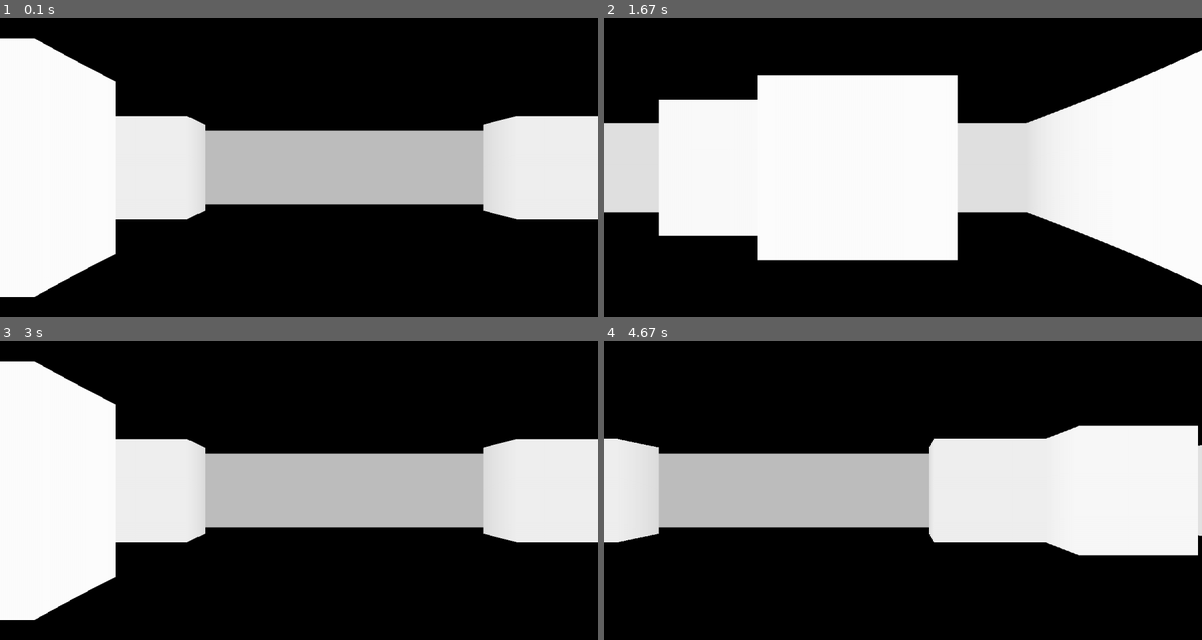
Above: before the commit, frames 1-4 (two rows, left to right).
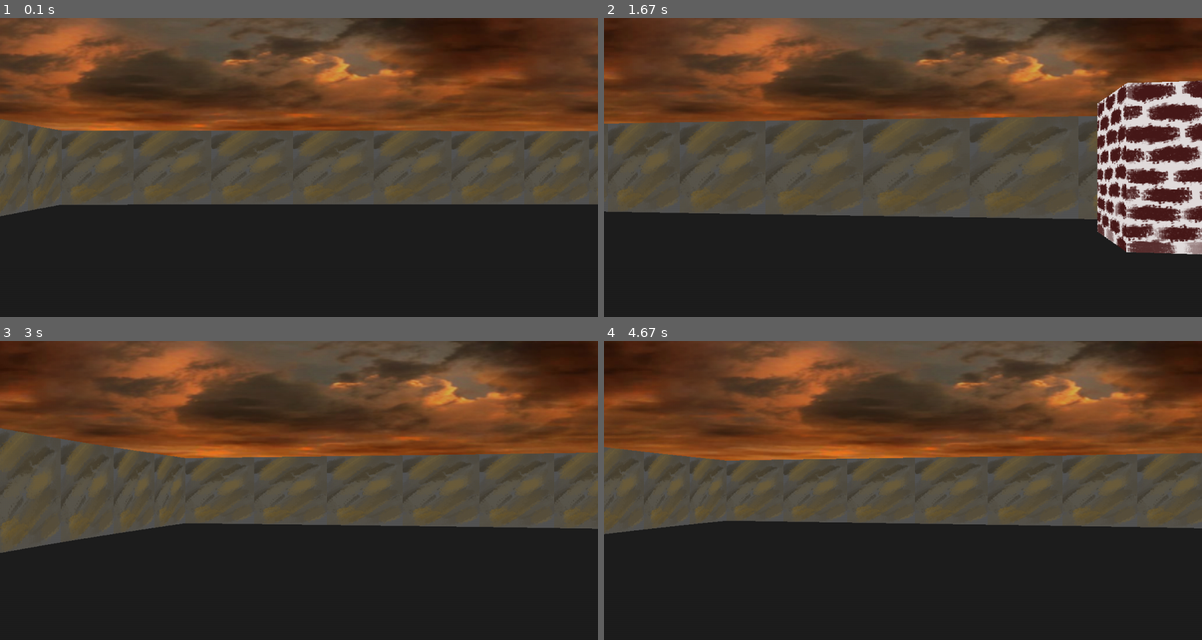
Above: after the commit, the same moments.

Repository: kosmilo/pygame-shooter
Game: pygame game, started from main.py
The game is run twice, just before and just after one commit, with the same random seed, the same clock (stepped at 60 frames per second) and the same inputs.
Inputs (mouse positions are in pixels of both pictures, inside the frame that each line leads up to):
- Up to frame 1 (0.1 s): no input
- Up to frame 2 (1.67 s): hold D 0.33-0.8 s; move the mouse to (879, 179) at 0.37 s; hold W 0.83-1.13 s; move the mouse to (759, 170) at 0.87 s; hold D 1.17-1.63 s; move the mouse to (992, 62) at 1.2 s
- Up to frame 3 (3 s): hold A 1.67-2.2 s; move the mouse to (310, 388) at 1.7 s; hold S 2.23-2.53 s; move the mouse to (304, 520) at 2.27 s; hold A 2.57-2.97 s; move the mouse to (454, 538) at 2.6 s
- Up to frame 4 (4.67 s): hold W 3-3.37 s; move the mouse to (1058, 463) at 3.03 s; hold D 3.4-4.03 s; move the mouse to (1118, 466) at 3.43 s; hold S 4.07-4.43 s; move the mouse to (1112, 547) at 4.1 s; hold A from 4.47 s (still down); move the mouse to (926, 478) at 4.5 s

The runs differ from the first frame. In frame 1, 100% of the frame differs, in the area x 0-100%, y 0-100%; in frame 2, 100%; in frame 3, 100%; in frame 4, 100%.

Commit message:
Textures & sprites

Diff:
--- a/main.py
+++ b/main.py
@@ -4,6 +4,9 @@
 from map import *
 from player import *
 from raycasting import *
+from object_renderer import *
+from sprite_object import *
+
 
 # Define game
 class Game:
@@ -17,24 +20,30 @@
     def new_game(self):
         self.map = Map(self)
         self.player = Player(self)
+        self.object_renderer = ObjectRenderer(self)
         self.raycasting = RayCasting(self)
+        self.static_sprite = SpriteObject(self, pos=(2, 2), shift=0.27)
 
     def update(self):
         self.player.update()
         self.raycasting.update()
+        self.static_sprite.update()
         pg.display.flip()
         self.delta_time = self.clock.tick(FPS)
-        pg.display.set_caption(f'{self.clock.get_fps() :.1f}')
+        pg.display.set_caption(f"{self.clock.get_fps() :.1f}")
 
     def draw(self):
-        self.screen.fill('black')
+        # self.screen.fill("black")
+        self.object_renderer.draw()
         # self.map.draw()
         # self.player.draw()
 
     # Get inputs
     def check_events(self):
         for event in pg.event.get():
-            if event.type == pg.QUIT or (event.type == pg.KEYDOWN and event.key == pg.K_ESCAPE):
+            if event.type == pg.QUIT or (
+                event.type == pg.KEYDOWN and event.key == pg.K_ESCAPE
+            ):
                 pg.quit()
                 sys.exit()
 
@@ -47,6 +56,6 @@
 
 
 # Start game
-if __name__ == '__main__':
+if __name__ == "__main__":
     game = Game()
     game.run()
--- a/map.py
+++ b/map.py
@@ -5,15 +5,24 @@
 mini_map = [
     [1, 1, 1, 1, 1, 1, 1, 1, 1, 1],
     [1, _, _, _, _, _, _, _, _, 1],
-    [1, _, _, _, 1, _, _, 1, _, 1],
+    [1, _, _, _, _, _, _, _, _, 1],
+    [1, _, _, _, _, _, _, _, _, 1],
+    [1, _, _, _, _, _, _, _, _, 1],
+    [1, _, _, _, _, _, _, _, _, 1],
+    [1, _, _, _, _, _, _, _, _, 1],
+    [1, _, _, _, _, _, _, _, _, 1],
+    [1, _, _, _, _, _, _, 2, _, 1],
+    [1, _, _, _, _, _, _, 2, _, 1],
+    [1, _, _, _, _, _, _, _, _, 1],
     [1, _, _, _, _, _, _, _, _, 1],
     [1, _, _, _, _, _, _, _, _, 1],
     [1, _, _, _, _, _, _, _, _, 1],
     [1, _, _, _, _, _, _, 1, _, 1],
-    [1, _, _, _, _, _, 1, 1, _, 1],
+    [1, _, 1, 2, _, _, 1, 1, _, 1],
     [1, _, _, _, _, _, _, _, _, 1],
-    [1, 1, 1, 1, 1, 1, 1, 1, 1, 1]
+    [1, 1, 1, 1, 1, 1, 1, 1, 1, 1],
 ]
+
 
 class Map:
     def __init__(self, game):
@@ -29,5 +38,9 @@
                     self.world_map[(i, j)] = value
 
     def draw(self):
-        [pg.draw.rect(self.game.screen, 'darkgrey', (pos[0] * 100, pos[1] * 100, 100, 100), 2)
-         for pos in self.world_map]
+        [
+            pg.draw.rect(
+                self.game.screen, "darkgrey", (pos[0] * 100, pos[1] * 100, 100, 100), 2
+            )
+            for pos in self.world_map
+        ]
--- a/object_renderer.py
+++ b/object_renderer.py
@@ -0,0 +1,41 @@
+import pygame as pg
+from settings import *
+
+
+class ObjectRenderer:
+    def __init__(self, game):
+        self.game = game
+        self.screen = game.screen
+        self.wall_textures = self.load_wall_texture()
+        self.sky_image = self.get_texture("resources/sky.png", (WIDTH, HALF_HEIGHT))
+        self.sky_offset = 0
+
+    def draw(self):
+        self.draw_background()
+        self.render_game_objects()
+
+    def draw_background(self):
+        self.sky_offset = (self.sky_offset + 4.5 * self.game.player.rel) % WIDTH
+        self.screen.blit(self.sky_image, (-self.sky_offset, 0))
+        self.screen.blit(self.sky_image, (-self.sky_offset + WIDTH, 0))
+
+        # Floor
+        pg.draw.rect(self.screen, FLOOR_COLOR, (0, HALF_HEIGHT, WIDTH, HEIGHT))
+
+    def render_game_objects(self):
+        list_objects = sorted(
+            self.game.raycasting.objects_to_render, key=lambda t: t[0], reverse=True
+        )
+        for depth, image, pos in list_objects:
+            self.screen.blit(image, pos)
+
+    @staticmethod
+    def get_texture(path, res=(TEXTURE_SIZE, TEXTURE_SIZE)):
+        texture = pg.image.load(path).convert_alpha()
+        return pg.transform.scale(texture, res)
+
+    def load_wall_texture(self):
+        return {
+            1: self.get_texture("resources/1.png"),
+            2: self.get_texture("resources/2.png"),
+        }
--- a/player.py
+++ b/player.py
@@ -2,9 +2,11 @@
 import pygame as pg
 import math
 
+
 class Player:
     def __init__(self, game):
         self.game = game
+        pg.mouse.set_visible(False)
         self.x, self.y = PLAYER_POS
         self.angle = PLAYER_ANGLE
 
@@ -33,31 +35,35 @@
 
         self.check_wall_collision(dx, dy)
 
-        if keys[pg.K_LEFT]:
-            self.angle -= PLAYER_ROT_SPEED * self.game.delta_time
-        if keys[pg.K_RIGHT]:
-            self.angle += PLAYER_ROT_SPEED * self.game.delta_time
         self.angle %= math.tau
 
     def check_wall(self, x, y):
         return (x, y) not in self.game.map.world_map
 
     def check_wall_collision(self, dx, dy):
-        if self.check_wall(int(self.x + dx), int(self.y)):
+        scale = PLAYER_SIZE / self.game.delta_time
+        if self.check_wall(int(self.x + dx * scale), int(self.y)):
             self.x += dx
-        if self.check_wall(int(self.x), int(self.y + dy)):
+        if self.check_wall(int(self.x), int(self.y + dy * scale)):
             self.y += dy
-
 
     def draw(self):
         # pg.draw.line(self.game.screen, 'yellow', (self.x * 100, self.y * 100),
         #             (self.x * 100 + WIDTH * math.cos(self.angle),
         #              self.y * 100 + WIDTH * math.sin(self.angle)), 2)
-        pg.draw.circle(self.game.screen, 'green', (self.x * 100, self.y * 100), 15)
+        pg.draw.circle(self.game.screen, "green", (self.x * 100, self.y * 100), 15)
 
+    def mouse_control(self):
+        mx, my = pg.mouse.get_pos()
+        if mx < MOUSE_BORDER_LEFT or mx > MOUSE_BORDER_RIGHT:
+            pg.mouse.set_pos([HALF_WIDTH, HALF_HEIGHT])
+        self.rel = pg.mouse.get_rel()[0]
+        self.rel = max(-MOUSE_MAX_REL, min(MOUSE_MAX_REL, self.rel))
+        self.angle += self.rel * MOUSE_SENSITIVITY * self.game.delta_time
 
     def update(self):
         self.movement()
+        self.mouse_control()
 
     @property
     def pos(self):
--- a/raycasting.py
+++ b/raycasting.py
@@ -2,13 +2,44 @@
 import math
 from settings import *
 
+
 class RayCasting:
     def __init__(self, game):
         self.game = game
+        self.ray_casting_result = []
+        self.objects_to_render = []
+        self.textures = self.game.object_renderer.wall_textures
+
+    def get_objects_to_render(self):
+        self.objects_to_render = []
+        for ray, values in enumerate(self.ray_casting_result):
+            depth, proj_height, texture, offset = values
+
+            if proj_height < HEIGHT:
+                wall_column = self.textures[texture].subsurface(
+                    offset * (TEXTURE_SIZE - SCALE), 0, SCALE, TEXTURE_SIZE
+                )
+                wall_column = pg.transform.scale(wall_column, (SCALE, proj_height))
+                wall_pos = (ray * SCALE, HALF_HEIGHT - proj_height // 2)
+            else:
+                texture_height = TEXTURE_SIZE * HEIGHT / proj_height
+                wall_column = self.textures[texture].subsurface(
+                    offset * (TEXTURE_SIZE - SCALE),
+                    HALF_TEXTURE_SIZE - texture_height // 2,
+                    SCALE,
+                    texture_height,
+                )
+                wall_column = pg.transform.scale(wall_column, (SCALE, HEIGHT))
+                wall_pos = (ray * SCALE, 0)
+
+            self.objects_to_render.append((depth, wall_column, wall_pos))
 
     def ray_cast(self):
+        self.ray_casting_result = []
         ox, oy = self.game.player.pos
         x_map, y_map = self.game.player.map_pos
+
+        texture_vert, texture_hor = 1, 1
 
         ray_angle = self.game.player.angle - HALF_FOV + 0.0001
         for ray in range(NUM_RAYS):
@@ -27,6 +58,7 @@
             for i in range(MAX_DEPTH):
                 tile_hor = int(x_hor), int(y_hor)
                 if tile_hor in self.game.map.world_map:
+                    texture_hor = self.game.map.world_map[tile_hor]
                     break
                 x_hor += dx
                 y_hor += dy
@@ -41,20 +73,24 @@
             delta_depth = dx / cos_a
             dy = delta_depth * sin_a
 
-
             for i in range(MAX_DEPTH):
                 tile_vert = int(x_vert), int(y_vert)
                 if tile_vert in self.game.map.world_map:
+                    texture_vert = self.game.map.world_map[tile_vert]
                     break
                 x_vert += dx
                 y_vert += dy
                 depth_vert += delta_depth
 
-            # Depth
+            # Depth, texture offset
             if depth_vert < depth_hor:
-                depth = depth_vert
+                depth, texture = depth_vert, texture_vert
+                y_vert %= 1
+                offset = y_vert if cos_a > 0 else (1 - y_vert)
             else:
-                depth = depth_hor
+                depth, texture = depth_hor, texture_hor
+                x_hor %= 1
+                offset = (1 - x_hor) if sin_a > 0 else x_hor
 
             # remove fishbowl effect
             depth *= math.cos(self.game.player.angle - ray_angle)
@@ -62,12 +98,11 @@
             # Projection
             proj_height = SCREEN_DIST / (depth + 0.0001)
 
-            # Draw walls
-            color = [255 / (1 + depth ** 5 * 0.00002)] * 3
-            pg.draw.rect(self.game.screen, color,
-                         (ray * SCALE, HALF_HEIGHT - proj_height // 2, SCALE, proj_height))
+            # Ray casting result
+            self.ray_casting_result.append((depth, proj_height, texture, offset))
 
             ray_angle += DELTA_ANGLE
 
     def update(self):
         self.ray_cast()
+        self.get_objects_to_render()
--- a/settings.py
+++ b/settings.py
@@ -1,7 +1,7 @@
 import math
 
 # Game setting
-RES = WIDTH, HEIGHT = 1200, 600
+RES = WIDTH, HEIGHT = 1200, 600  # 1920, 1080
 HALF_WIDTH = WIDTH // 2
 HALF_HEIGHT = HEIGHT // 2
 FPS = 60
@@ -10,6 +10,14 @@
 PLAYER_ANGLE = 0
 PLAYER_SPEED = 0.004
 PLAYER_ROT_SPEED = 0.002
+PLAYER_SIZE = 60
+
+MOUSE_SENSITIVITY = 0.0003
+MOUSE_MAX_REL = 40
+MOUSE_BORDER_LEFT = 100
+MOUSE_BORDER_RIGHT = WIDTH - MOUSE_BORDER_LEFT
+
+FLOOR_COLOR = (30, 30, 30)
 
 FOV = math.pi / 3
 HALF_FOV = FOV / 2
@@ -20,3 +28,6 @@
 
 SCREEN_DIST = HALF_WIDTH / math.tan(HALF_FOV)
 SCALE = WIDTH // NUM_RAYS
+
+TEXTURE_SIZE = 256
+HALF_TEXTURE_SIZE = TEXTURE_SIZE // 2
--- /dev/null
+++ b/sprite_object.py
@@ -0,0 +1,66 @@
+import pygame as pg
+import math
+from settings import *
+
+
+class SpriteObject:
+    def __init__(
+        self, game, path="resources/candlebra.png", pos=(1, 1), scale=1.0, shift=0.0
+    ):
+        self.game = game
+        self.player = game.player
+        self.x, self.y = pos
+        self.image = pg.image.load(path).convert_alpha()
+        self.IMAGE_WIDTH = self.image.get_width()
+        self.IMAGE_HALF_WIDTH = self.IMAGE_WIDTH // 2
+        self.IMAGE_RATIO = self.IMAGE_WIDTH / self.image.get_height()
+        self.dx, self.dy, self.theta, self.screen_x, self.dist, self.norm_dist = (
+            0,
+            0,
+            0,
+            0,
+            0,
+            1,
+        )
+        self.sprite_half_width = 0
+        self.SPRITE_SCALE = scale
+        self.SPRITE_HEIGHT_SHIFT = shift
+
+    def get_sprite_projection(self):
+        proj = SCREEN_DIST / self.norm_dist * self.SPRITE_SCALE
+        proj_width, proj_height = proj * self.IMAGE_RATIO, proj
+
+        image = pg.transform.scale(self.image, (proj_width, proj_height))
+
+        self.sprite_half_width = proj_width // 2
+        height_shift = proj_height * self.SPRITE_HEIGHT_SHIFT
+        pos = (
+            self.screen_x - self.sprite_half_width,
+            HALF_HEIGHT - proj_height // 2 + height_shift,
+        )
+
+        self.game.raycasting.objects_to_render.append((self.norm_dist, image, pos))
+
+    def get_sprite(self):
+        dx = self.y - self.player.x
+        dy = self.y - self.player.y
+        self.dx, self.dy = dx, dy
+        self.theta = math.atan2(dy, dx)
+
+        delta = self.theta - self.player.angle
+        if (dx > 0 and self.player.angle > math.pi) or (dx < 0 and dy < 0):
+            delta += math.tau
+
+        delta_rays = delta / DELTA_ANGLE
+        self.screen_x = (HALF_NUM_RAYS + delta_rays) * SCALE
+
+        self.dist = math.hypot(dx, dy)
+        self.norm_dist = self.dist * math.cos(delta)
+        if (
+            -self.IMAGE_HALF_WIDTH < self.screen_x < (WIDTH + self.IMAGE_HALF_WIDTH)
+            and self.norm_dist > 0.5
+        ):
+            self.get_sprite_projection()
+
+    def update(self):
+        self.get_sprite()
Binary file added: resources/1.png
Binary file added: resources/2.png
Binary file added: resources/candlebra.png
Binary file added: resources/sky.png
